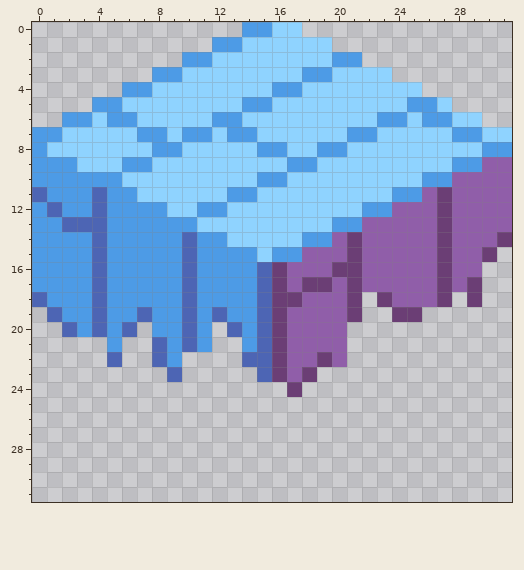
File history of a pixel-art sprite, Assets/Art/S_Wall_Wood_Real_Floating.png. The picture above is the old version.
The file is 32x32 pixels.
The same view after the edit:
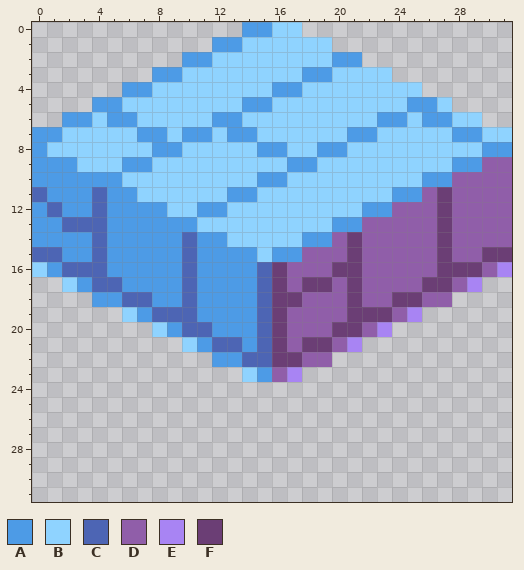
Palette (. is transparent): A #4d9be6  B #8fd3ff  C #4d65b4  D #905ea9  E #a884f3  F #6b3e75
From the commit log: Redesign real world floating slab
From old to new:
y 14: x 31 F -> D
y 15: x 0..1 AA -> CC; x 31 . -> F
y 16: x 0 A -> B; x 2..3 AA -> CC; x 28..31 DD.. -> FFDE
y 17: x 0..2 AAA -> ..B; x 5 A -> C; x 26 D -> F; x 29 F -> E
y 18: x 0..4 CAAAC -> ....A; x 6..7 AA -> CC; x 22..25 .FDD -> DDFF; x 27 F -> D; x 29 F -> .
y 19: x 1..9 CAACAACAA -> .....BACC; x 12 C -> A; x 22..25 ..FF -> FFDE
y 20: x 2..6 CACAC -> .....; x 8 A -> B; x 11..13 A.C -> CAA; x 20..23 D... -> FFDE
y 21: x 5 A -> .; x 8..10 CAC -> ..B; x 12..13 .. -> CC; x 18..19 DD -> FF; x 21 . -> E
y 22: x 5 C -> .; x 8..9 CA -> ..; x 12..13 .. -> AA; x 17 D -> F; x 19..20 FD -> D.
y 23: x 9 C -> .; x 14..18 .CFDF -> BADE.
y 24: x 17 F -> .
